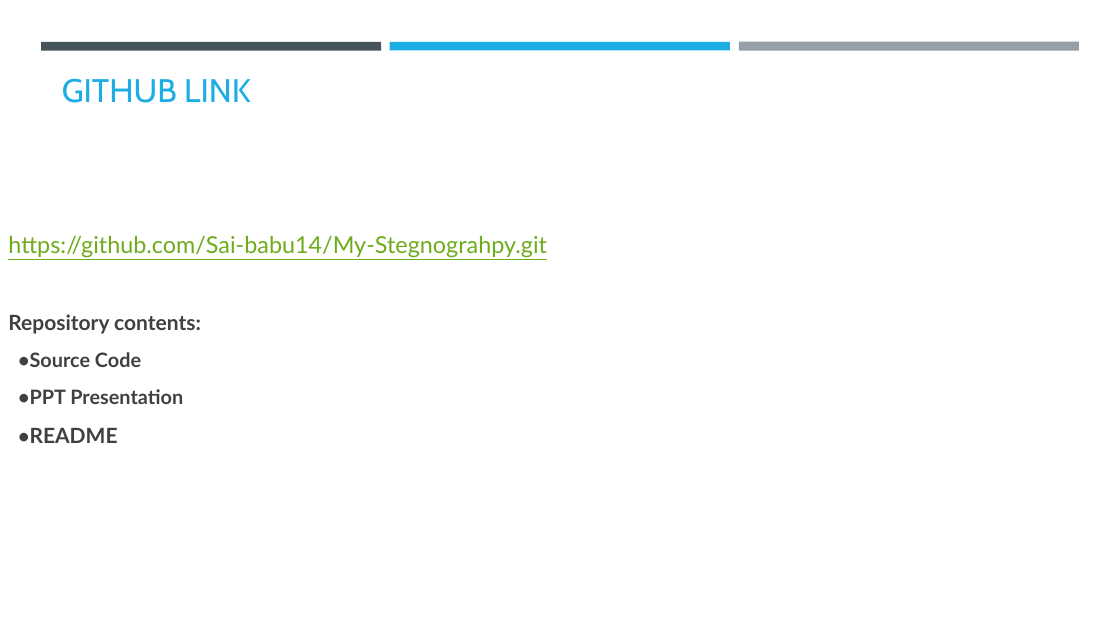
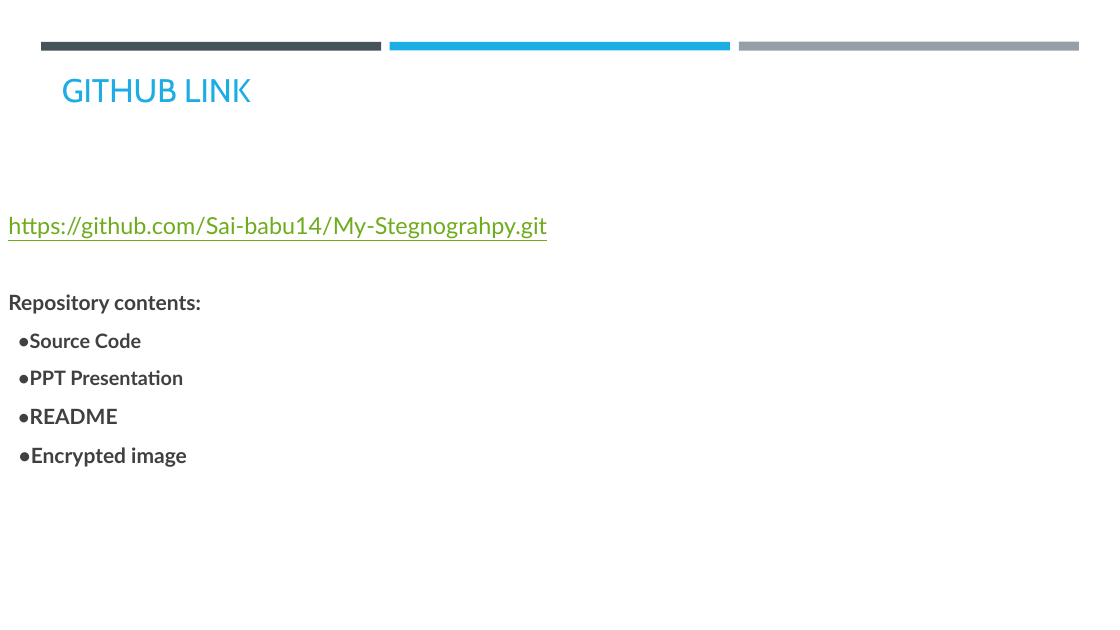
Before and after one commit to Sai-babu14/My-Stegnograhpy, a slide deck: slide 9 of AICTE PPT Template (1).pptx. Drawn at 1120x630 pixels with LibreOffice and Linux fonts; fonts in the diff are those of the drawing; background and template pictures are left out. Boxes give left, top, right and bottom in pixels: in the first picture for what was removed or moved away, otherwise in the second. Text is boxed around its words. In the diff, an @@ line names an element or a change of style, - is before the commit and + after.

```diff
--- a/AICTE PPT Template (1).pptx
+++ b/AICTE PPT Template (1).pptx
@@ text at [19, 447, 187, 467]: paragraph added @@
+•Encrypted image
```
